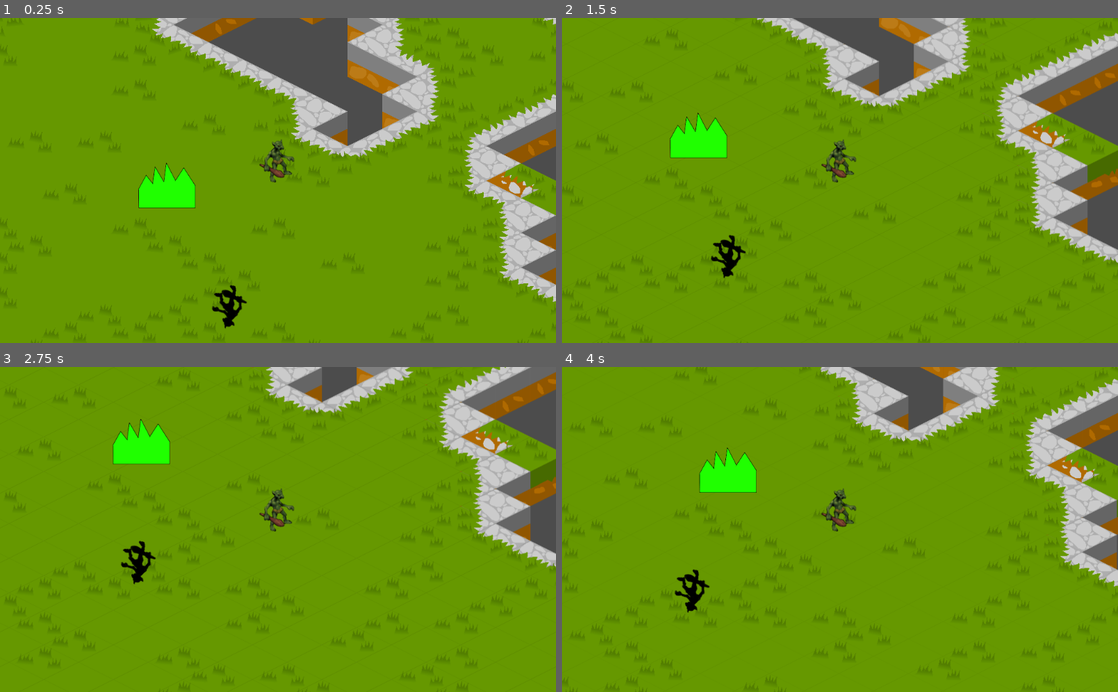
Above: before the commit, frames 1-4 (two rows, left to right).
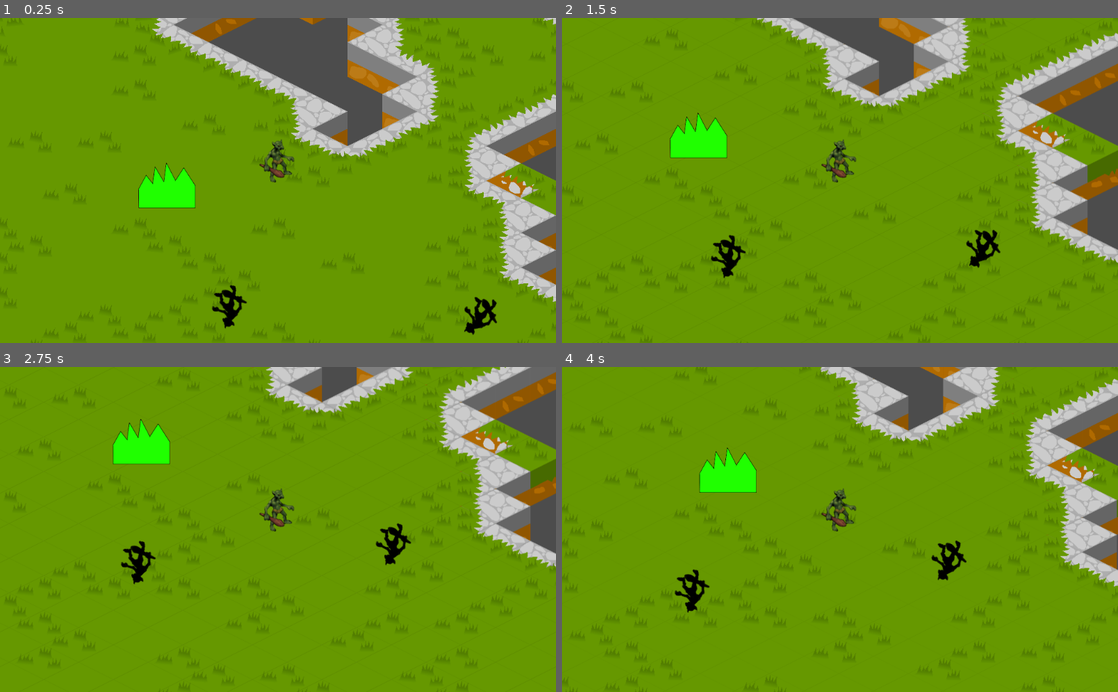
Above: after the commit, the same moments.

Repository: HIqueRS/Motores
Game: Godot game, scene res://TileTeste.tscn
Same seed, same stepped clock (60 frames per second), same inputs: the game is played once before the commit and once after it. This scene is started directly instead of the project's main scene.
Inputs:
- Up to frame 1 (0.25 s): no input
- Up to frame 2 (1.5 s): hold Right (move_right) 0.53-1.28 s; hold Down (move_bottom) 0.53-1.28 s; hold Left (move_left) from 1.28 s (still down); tap Down (move_bottom) at 1.35 s
- Up to frame 3 (2.75 s): release Left (move_left) at 2.03 s; hold Right (move_right) from 2.03 s (still down); hold Down (move_bottom) from 2.03 s (still down)
- Up to frame 4 (4 s): release Right (move_right) at 2.78 s; release Down (move_bottom) at 2.78 s; hold Up (move_up) 2.78-3.53 s; tap Down (move_bottom) at 2.85 s; hold Left (move_left) from 3.53 s (still down); hold Down (move_bottom) from 3.53 s (still down)

The runs differ from the first frame. In frame 1, 0.3% of the frame differs, in the area x 83-90%, y 85-98%; in frame 2, 0.4%, in the area x 72-79%, y 65-77%; in frame 3, 0.4%; in frame 4, 0.4%.

Commit message:
Pet follow

Diff:
--- a/2D_Isometric_Demo/KinematicBody2D.gd
+++ b/2D_Isometric_Demo/KinematicBody2D.gd
@@ -5,17 +5,20 @@
 onready var raycast = $RayCast2D
 
 onready var player = get_node("../../../../troll")
+onready var Animal = get_node("../../../../Animal")
 #onready var Path = get_node("../Sprite")
 
 #vou meio q dar merge nos nossos dois codigos pq acho q a sprite bugou tudo
-var top :bool
+var Player_Hide :bool
+var Animal_Hide :bool
 var tipo :int #vou ter q fazer um switch case na mão pois não tem
 #e tbm pq preciso mudar o estado do inimigo de patrulha pra perseguissão e voltar pra base
 # patrulha = 0 perseguir = 1 voltar = 2 moita = 3
 #assim eu vou usar teu codigo de base se der ruim fudeo sasgashau
 
 func _ready():
-	top = true
+	Player_Hide = false
+	Animal_Hide = false
 	set_physics_process(true)
 
 func _physics_process(delta):
@@ -29,10 +32,18 @@
 		var casto = player.global_position - global_position #não sei oq tu faz aqui
 		casto = casto.normalized()
 
+		#assim não sei direito oq tu tá fazendo mas vou copiar :v
+		var Animal_casto = Animal.global_position - global_position
+		Animal_casto = Animal_casto.normalized()
+
 		if raycast.is_colliding():  #se tá pegando alguem
 			var coll = raycast.get_collider()
-			if coll.name == "troll": #se esse alguem é o troll
-				tipo = 1 #vai pro modo de seguir
+			if !Player_Hide:
+				if coll.name == "troll": #se esse alguem é o troll
+					tipo = 1 #vai pro modo de seguir
+			if !Animal_Hide:
+				if coll.name == "Animal":
+					tipo = 3
 
 	if tipo == 1: #seguindo
 		var vec_to_player = player.global_position - global_position
@@ -40,7 +51,9 @@
 		global_rotation = atan2(vec_to_player.y, vec_to_player.x)
 		move_and_collide(vec_to_player * MOVE_SPEED * delta)
 		if !raycast.is_colliding():
-			tipo = 2 #era pra ir pro 2 mas não to conseguindo fazer funcionar por agora
+			tipo = 0 #era pra ir pro 2 mas não to conseguindo fazer funcionar por agora
+		if Player_Hide:
+			tipo = 0
 
 	if tipo == 2: #voltando pra base
 		move_and_slide(Vector2(10,10), Vector2(0,0))
@@ -50,18 +63,32 @@
 				tipo = 1 #vai pro modo de seguir
 		if position.x == 0 && position.y == 0:
 			tipo = 0
-	if tipo == 3: #andando de boas
-		get_parent().set_offset(get_parent().get_offset() +(50*delta)) #seguindo path
+	if tipo == 3: #seguindo animal
+		var vec_to_animal = Animal.global_position - global_position
+		vec_to_animal = vec_to_animal.normalized()
+		global_rotation = atan2(vec_to_animal.y, vec_to_animal.x)
+		move_and_collide(vec_to_animal * MOVE_SPEED * delta)
+		if !raycast.is_colliding():
+			tipo = 0 #era pra ir pro 2 mas não to conseguindo fazer funcionar por agora
+		if Animal_Hide:
+			tipo = 0
 	#aqui termina
 
 
 func _on_Area_Moita_body_entered(body):
 	if body.name == "troll":
 		print("hue")
-		tipo = 3
-
+		#tipo = 3
+		Player_Hide = true
+	if body.name == "Animal":
+		print("corre")
+		Animal_Hide = true
 
 func _on_Area_Moita_body_exited(body):
 	if body.name == "troll":
 		print("br")
-		tipo = 0
+		#tipo = 0
+		Player_Hide = false
+	if body.name == "Animal":
+		print("q o otacu tá puto")
+		Animal_Hide= false
--- a/2D_Isometric_Demo/TileTeste.tscn
+++ b/2D_Isometric_Demo/TileTeste.tscn
@@ -1,11 +1,12 @@
-[gd_scene load_steps=63 format=2]
+[gd_scene load_steps=65 format=2]
 
 [ext_resource path="res://basic_ground_tiles.png" type="Texture" id=1]
-[ext_resource path="res://troll.tscn" type="PackedScene" id=2]
-[ext_resource path="res://Trigger.tscn" type="PackedScene" id=3]
-[ext_resource path="res://KinematicBody2D.gd" type="Script" id=4]
-[ext_resource path="res://troll.png" type="Texture" id=5]
-[ext_resource path="res://moita.png" type="Texture" id=6]
+[ext_resource path="res://Teste.gd" type="Script" id=2]
+[ext_resource path="res://troll.png" type="Texture" id=3]
+[ext_resource path="res://troll.tscn" type="PackedScene" id=4]
+[ext_resource path="res://Trigger.tscn" type="PackedScene" id=5]
+[ext_resource path="res://KinematicBody2D.gd" type="Script" id=6]
+[ext_resource path="res://moita.png" type="Texture" id=7]
 
 [sub_resource type="ConvexPolygonShape2D" id=1]
 points = PoolVector2Array( 0, 0, 32, 0, 32, 32, 0, 32 )
@@ -516,6 +517,9 @@
 } ]
 2/z_index = 0
 
+[sub_resource type="CircleShape2D" id=57]
+radius = 23.1289
+
 [sub_resource type="Curve2D" id=53]
 bake_interval = 9.97
 _data = {
@@ -540,15 +544,31 @@
 format = 1
 tile_data = PoolIntArray( -1966079, 2, 65542, -1966078, 2, 6, -1966077, 2, 6, -1966076, 2, 6, -1966075, 2, 6, -1966074, …(12112 unchanged characters)…
 
-[node name="troll" parent="." instance=ExtResource( 2 )]
+[node name="Animal" type="KinematicBody2D" parent="."]
+editor/display_folded = true
+position = Vector2( 383.769, 195.552 )
+rotation = 3.12284
+scale = Vector2( 1.00005, 0.999967 )
+script = ExtResource( 2 )
+__meta__ = {
+"_edit_group_": true
+}
+
+[node name="CollisionShape2D" type="CollisionShape2D" parent="Animal"]
+shape = SubResource( 57 )
+
+[node name="Sprite" type="Sprite" parent="Animal"]
+modulate = Color( 0, 0, 0, 1 )
+texture = ExtResource( 3 )
+
+[node name="troll" parent="." instance=ExtResource( 4 )]
 position = Vector2( 0, -64 )
 
-[node name="Trigo" parent="." instance=ExtResource( 3 )]
+[node name="Trigo" parent="." instance=ExtResource( 5 )]
 editor/display_folded = true
 position = Vector2( -275.62, -207.714 )
 
 [node name="Enemy" type="Node2D" parent="."]
-editor/display_folded = true
 position = Vector2( -79.8687, 169.477 )
 
 [node name="Path2D" type="Path2D" parent="Enemy"]
--- a/2D_Isometric_Demo/petfollow.tscn
+++ b/2D_Isometric_Demo/petfollow.tscn
@@ -1,14 +1,10 @@
-[gd_scene load_steps=6 format=2]
+[gd_scene load_steps=4 format=2]
 
 [ext_resource path="res://Teste.gd" type="Script" id=1]
 [ext_resource path="res://troll.png" type="Texture" id=2]
-[ext_resource path="res://troll.gd" type="Script" id=3]
 
-[sub_resource type="CircleShape2D" id=1]
+[sub_resource type="CircleShape2D" id=57]
 radius = 23.1289
-
-[sub_resource type="CircleShape2D" id=2]
-radius = 16.0
 
 [node name="Node2D" type="Node2D"]
 
@@ -22,23 +18,8 @@
 }
 
 [node name="CollisionShape2D" type="CollisionShape2D" parent="KinematicBody2D"]
-shape = SubResource( 1 )
+shape = SubResource( 57 )
 
 [node name="Sprite" type="Sprite" parent="KinematicBody2D"]
 modulate = Color( 0, 0, 0, 1 )
 texture = ExtResource( 2 )
-
-[node name="troll" type="KinematicBody2D" parent="."]
-editor/display_folded = true
-script = ExtResource( 3 )
-
-[node name="Sprite" type="Sprite" parent="troll"]
-position = Vector2( -3.94334, -36.924 )
-texture = ExtResource( 2 )
-
-[node name="CollisionShape2D" type="CollisionShape2D" parent="troll"]
-position = Vector2( -0.342697, -0.980721 )
-shape = SubResource( 2 )
-
-[node name="Camera2D" type="Camera2D" parent="troll"]
-current = true
--- a/2D_Isometric_Demo/troll.gd
+++ b/2D_Isometric_Demo/troll.gd
@@ -30,3 +30,6 @@
 	if body.name == "troll":
 		print ("sla")
 		get_tree().reload_current_scene()
+	if body.name == "Animal":
+		print ("cara isso ae")
+		get_tree().reload_current_scene()
Not shown: 3 places in 2D_Isometric_Demo/TileTeste.tscn that only renumber resources
